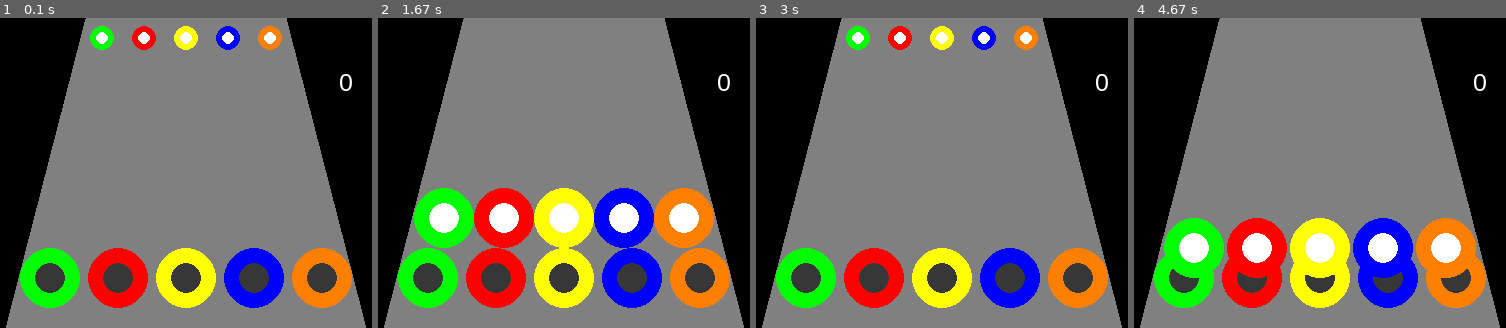
Above: before the commit, frames 1-4 (left to right).
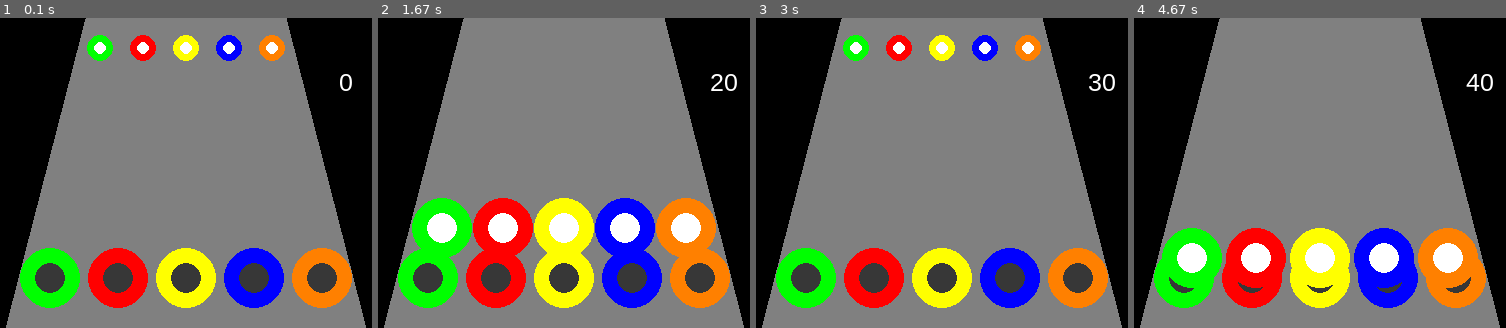
Above: after the commit, the same moments.

Repository: romulofff/gym-hero
Game: pygame game, started from src/gh_pygame.py
The game is run twice, just before and just after one commit, with the same random seed, the same clock (stepped at 60 frames per second) and the same inputs.
Inputs:
- Up to frame 1 (0.1 s): no input
- Up to frame 2 (1.67 s): hold L 0.33-0.8 s; hold D 0.33-0.8 s; hold L 0.83-1.3 s; hold D 0.83-1.3 s
- Up to frame 3 (3 s): tap L at 2.33 s
- Up to frame 4 (4.67 s): hold L 3.67-4.13 s

The runs differ from the first frame. In frame 1, 2.7% of the frame differs, in the area x 23-77%, y 2-14%; in frame 2, 7.2%, in the area x 9-97%, y 18-78%; in frame 3, 2.9%; in frame 4, 6.9%.

Commit message:
VETOR DE BOTÕES

Diff:
--- a/src/gh_pygame.py
+++ b/src/gh_pygame.py
@@ -1,8 +1,11 @@
 """
 Creating a Guitar Hero Clone Game
 """
+
+import random
+
+import pygame
 from pygame import draw
-import pygame
 
 pygame.init()
 screen = pygame.display.set_mode((400, 310))
@@ -68,7 +71,7 @@
     draw.circle(screen, gray, (336, target_y), target_inner_radius)
 
 
-def handle_event(event_obj, score):
+def handle_event(event_obj, pressed, score):
     """ Handles an event """
     if event_obj.type == pygame.KEYDOWN:
         # print(event_obj)
@@ -76,8 +79,17 @@
             print("Bye!")
             quit()
 
-        if event_obj.unicode == 'a':
+        if event_obj.unicode == 'a' and pressed[0]:
             return update_score(score)
+        if event_obj.unicode == 's' and pressed[1]:
+            return update_score(score)
+        if event_obj.unicode == 'd' and pressed[2]:
+            return update_score(score)
+        if event_obj.unicode == 'k' and pressed[3]:
+            return update_score(score)
+        if event_obj.unicode == 'l' and pressed[4]:
+            return update_score(score)
+
     return score
 
 
@@ -88,7 +100,6 @@
 
 
 font_name = pygame.font.match_font('arial')
-
 
 def draw_score(score_screen, score_points, size):
     """ Draws score points on the screen """
@@ -102,20 +113,39 @@
 
 
 if __name__ == "__main__":
+
     white = (255, 255, 255)
+    black = (0, 0, 0)
+    SCORE = 0
 
-    SCORE = 0
+    shouldBePressed = [False, False, False, False, False]
+    for i in range(len(shouldBePressed)):
+        shouldBePressed[i] = bool(random.getrandbits(1))
+
+    print(shouldBePressed)
 
     # Game Loop
     while not DONE:
+
+        # Update Phase
         for event in pygame.event.get():
 
-            SCORE = handle_event(event, SCORE)
             if event.type == pygame.QUIT:
                 DONE = True
+            else:
+                SCORE = handle_event(event, shouldBePressed, SCORE)
 
-        screen.fill((0, 0, 0))
 
+        # Moving notes on screen
+        x, Y = move_notes(x, Y)
+        if Y > 0:
+            radius = update_radius(radius)
+        else:
+            radius = 10
+
+
+        # Drawing Phase
+        screen.fill(black)
         draw.polygon(screen, line_color, polygon_points)  # Path for the notes
         draw_score(screen, str(SCORE), 25)
         draw_note_target()
@@ -131,11 +161,6 @@
         draw.circle(screen, white, (x[2], Y), int(radius/2))
         draw.circle(screen, white, (x[3], Y), int(radius/2))
         draw.circle(screen, white, (x[4], Y), int(radius/2))
-        x, Y = move_notes(x, Y)
-        if Y > 0:
-            radius = update_radius(radius)
-        else:
-            radius = 10
 
         # get_key()
         pygame.display.flip()
